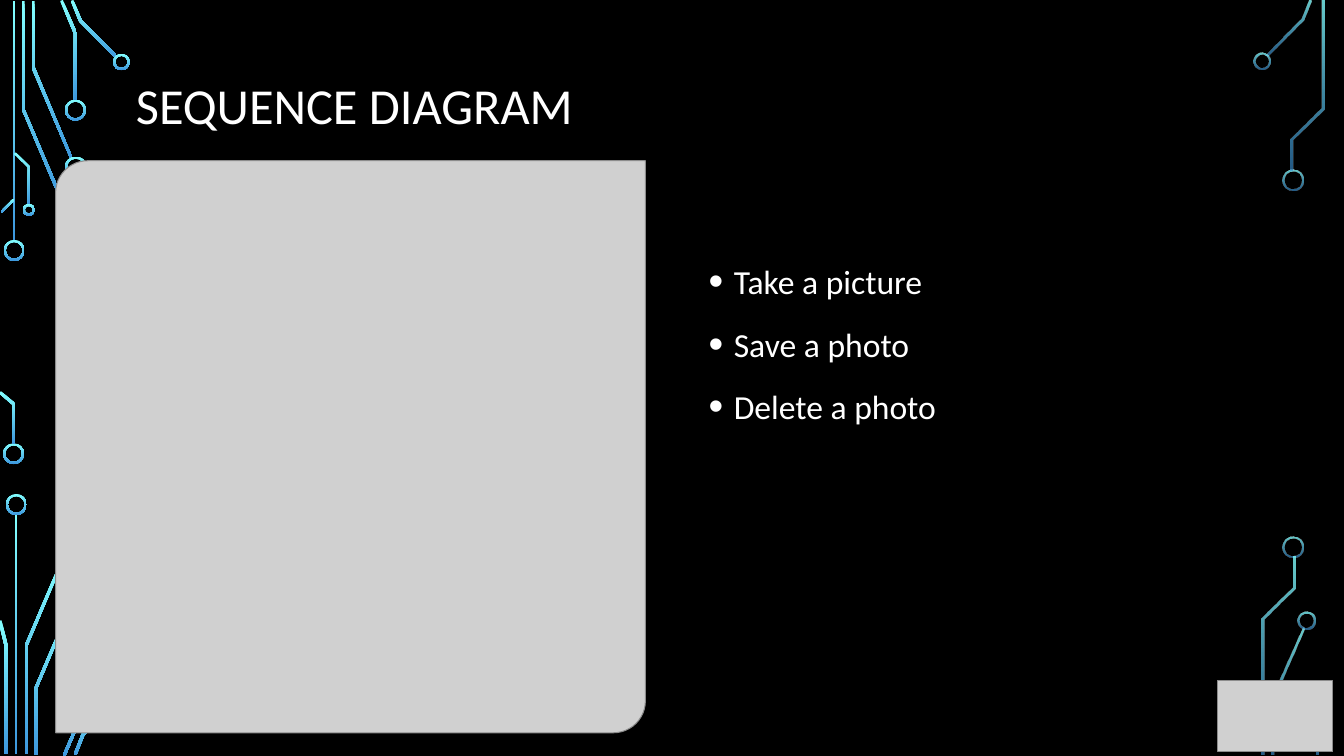
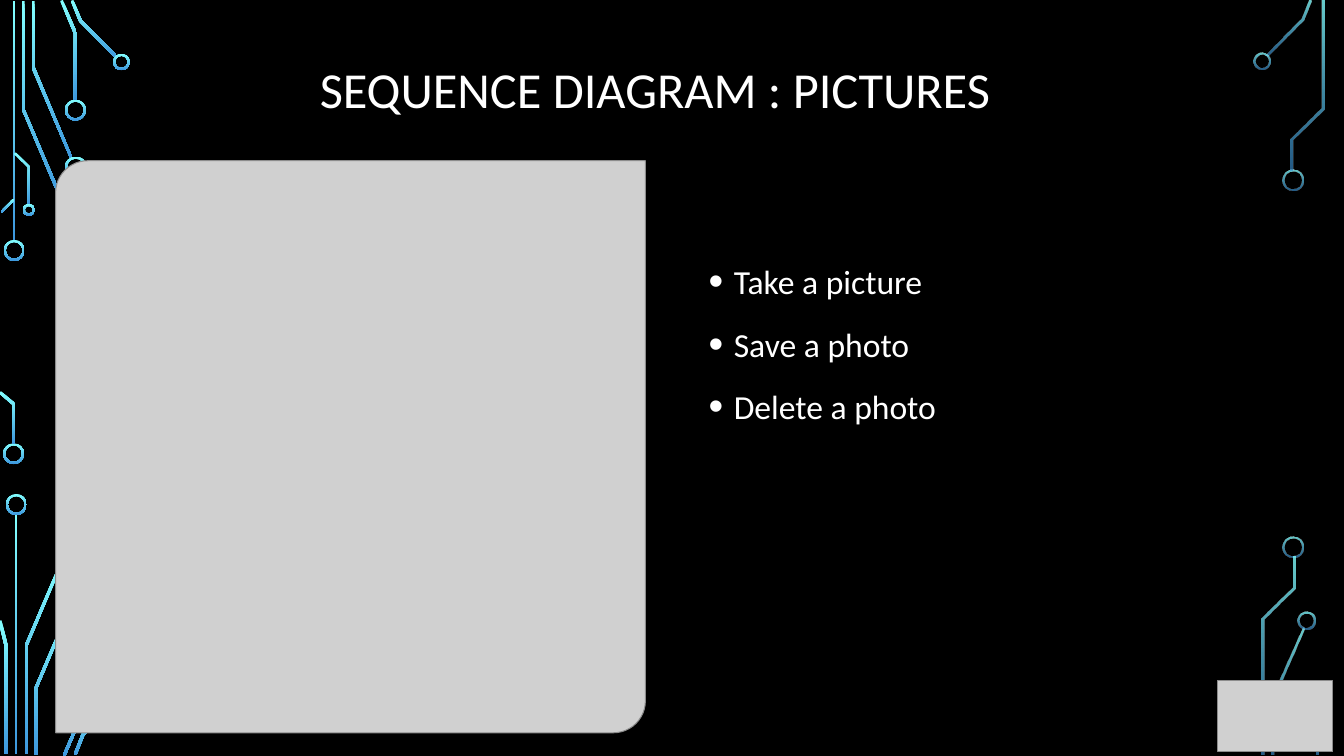
Before and after one commit to ahadhri90/VirtualTag, a slide deck: slide 11 of Projet Virtual Tag.pptx. Drawn at 1344x756 pixels with LibreOffice and Linux fonts; fonts in the diff are those of the drawing; grey boxes stand for pictures; background and template pictures are left out. Boxes give left, top, right and bottom in pixels: in the first picture for what was removed or moved away, otherwise in the second. Text is boxed around its words. In the diff, an @@ line names an element or a change of style, - is before the commit and + after.

```diff
--- a/Projet Virtual Tag.pptx
+++ b/Projet Virtual Tag.pptx
@@ title at [320,75,990,115]: text changed @@
-SEQUENCE DIAGRAM
+SEQUENCE DIAGRAM : PICTURES
```
Also in this commit, not shown: 3 other slides changed.
